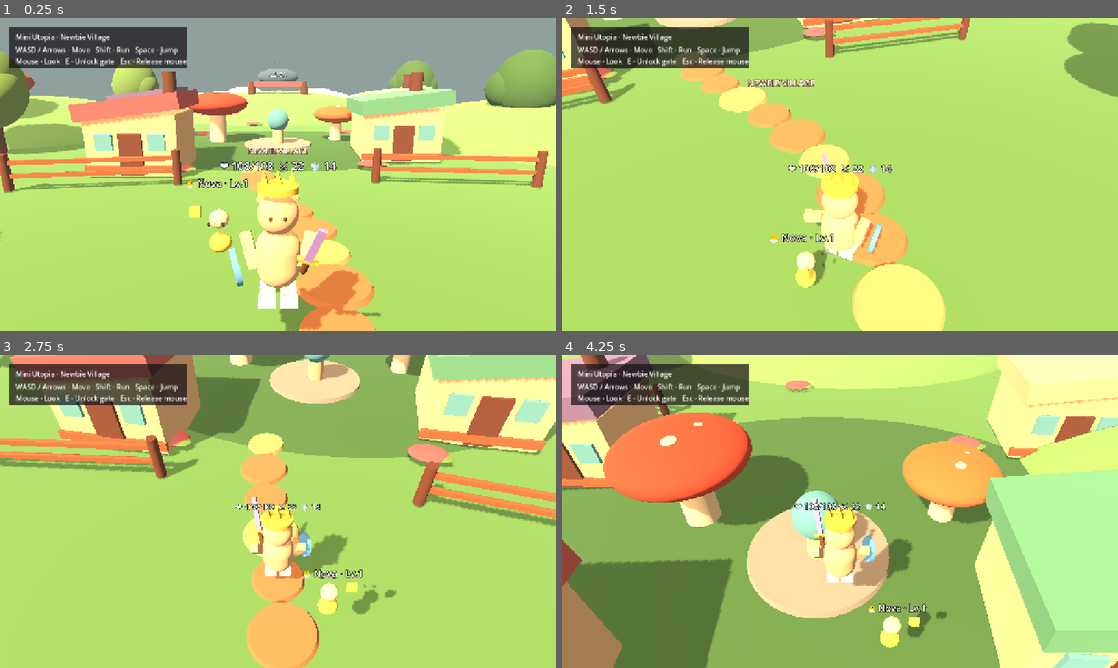
Above: before the commit, frames 1-4 (two rows, left to right).
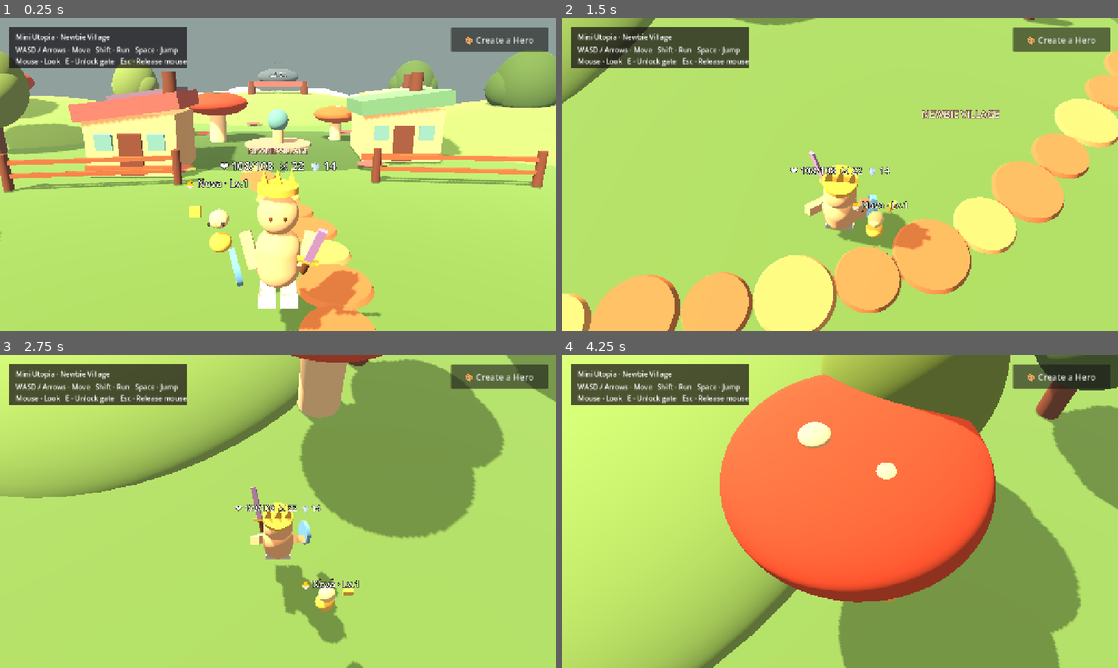
Above: after the commit, the same moments.

Repository: Mrlukahuang/mini-utopia-studio
Game: Godot game, scene res://scenes/main.tscn
Two runs of this game, one before a commit and one after it. Both use one fixed random seed, a clock stepped at 60 frames per second and the inputs below.
Inputs (mouse positions are in pixels of both pictures, inside the frame that each line leads up to):
- Up to frame 1 (0.25 s): no input
- Up to frame 2 (1.5 s): click (1062, 39) at 0.5 s, where only the run after the commit has a clickable "🎨 Create a Hero"; tap Enter at 1.25 s; move the mouse to (867, 174) at 1.27 s; hold W (move_forward) from 1.28 s (still down); tap F (attack) at 1.35 s; click (867, 174) at 1.42 s
- Up to frame 3 (2.75 s): keep holding W (move_forward); tap Space (jump) at 1.52, 1.82, 2.27, 2.57 s; move the mouse to (250, 511) at 2.02 s; tap E (interact) at 2.1 s
- Up to frame 4 (4.25 s): keep holding W (move_forward); move the mouse to (851, 505) at 2.77 s; hold Shift (run) 2.78-3.53 s; move the mouse to (834, 517) at 3.52 s; tap F (attack) at 3.6 s; click (834, 517) at 3.67 s; tap Space (jump) at 3.77, 4.07 s

The runs differ from the first frame. In frame 1, 1.4% of the frame differs, in the area x 81-99%, y 2-11%; in frame 2, 35%; in frame 3, 46%; in frame 4, 95%, in the area x 0-100%, y 0-100%.

Commit message:
ux: add Create a Hero entrypoint directly in playable village

Diff:
--- a/godot/scenes/main.tscn
+++ b/godot/scenes/main.tscn
@@ -51,3 +51,16 @@
 [node name="TouchControls" type="CanvasLayer" parent="."]
 layer = 20
 script = ExtResource("5_touch")
+
+[node name="OpenCreatorButton" type="Button" parent="HUD"]
+layout_mode = 1
+anchors_preset = 1
+anchor_left = 1.0
+anchor_right = 1.0
+offset_left = -242.0
+offset_top = 22.0
+offset_right = -18.0
+offset_bottom = 78.0
+grow_horizontal = 0
+text = "🎨 Create a Hero"
+theme_override_font_sizes/font_size = 20
